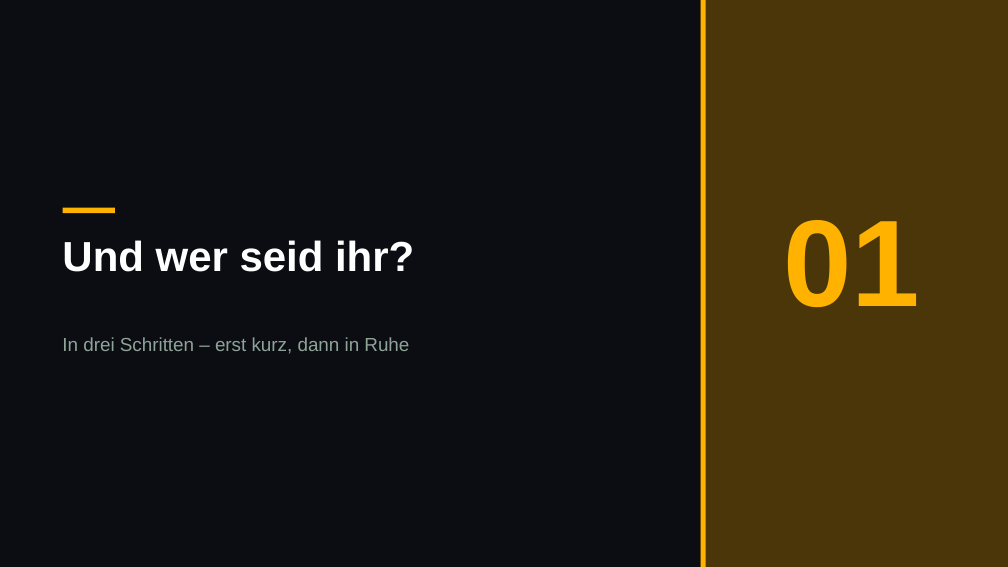
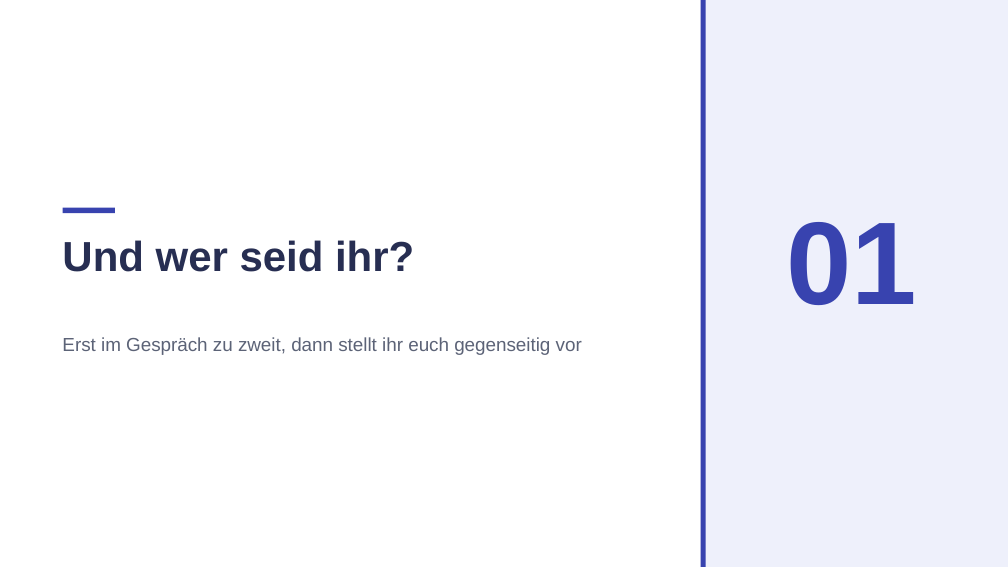
Before and after one commit to JacobMenge/kurs-unterlagen, a slide deck: slide 5 of folien/dist/00-orientierung.pptx. Drawn at 1008x567 pixels with LibreOffice and Linux fonts; fonts in the diff are those of the drawing. Boxes give left, top, right and bottom in pixels: in the first picture for what was removed or moved away, otherwise in the second. Text is boxed around its words. In the diff, an @@ line names an element or a change of style, - is before the commit and + after.

Commit message:
folien: helles cloudhelden-design, partner-interview statt kennenlernspiel

```diff
--- a/folien/dist/00-orientierung.pptx
+++ b/folien/dist/00-orientierung.pptx
@@ background #0B0D12 to #FFFFFF @@
@@ rectangle at (701, 0, 1008, 566): fill #4A3608 to #EEF0FB @@
@@ rectangle at (701, 0, 706, 566): fill #FFB300 to #3843AF @@
@@ text "01" at (786, 222, 917, 305): size 88 to 84 pt, text colour #FFB300 to #3843AF @@
@@ rectangle at (62, 208, 115, 214): fill #FFB300 to #3843AF @@
@@ text "Und wer seid ihr?" at (62, 240, 414, 272): text colour #FFFFFF to #272E52 @@
@@ text at (62, 337, 582, 355): text changed; text colour #8FA398 to #5C6377 @@
-In drei Schritten – erst kurz, dann in Ruhe
+Erst im Gespräch zu zweit, dann stellt ihr euch gegenseitig vor
```
Also in this commit, not shown: 21 other slides changed, 2 slides added, 3 slides removed, 4 other files.
